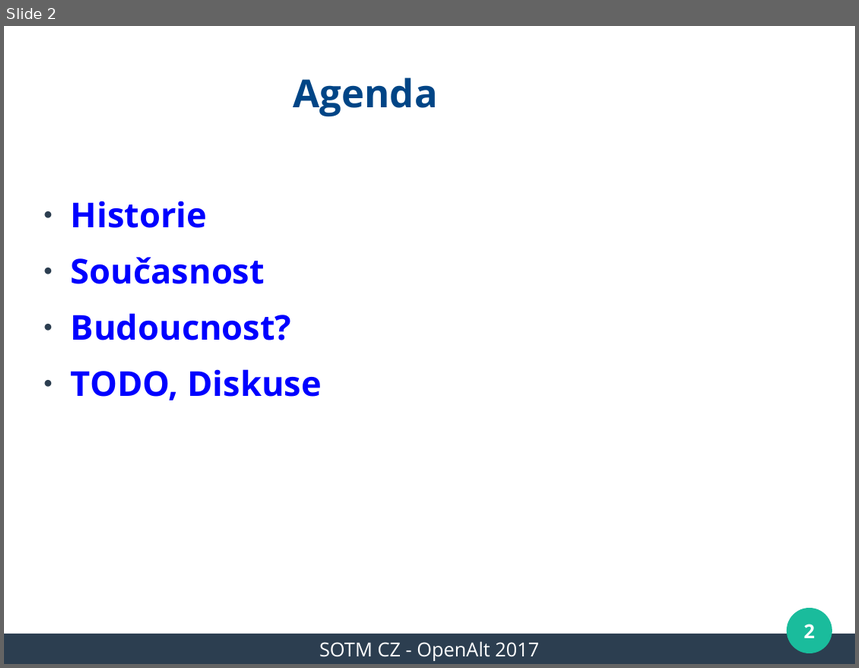
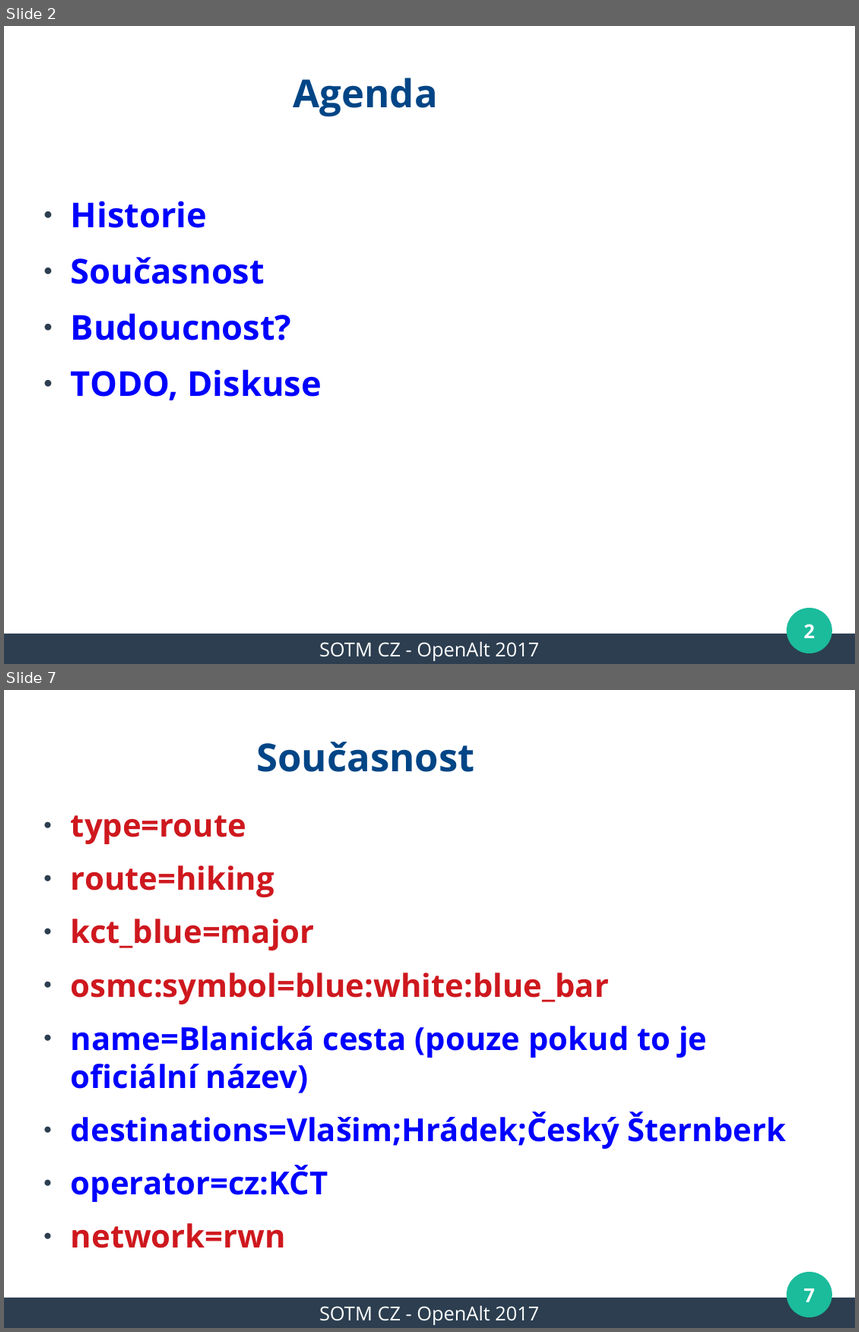
Before and after one commit to mkyral/osm, a slide deck: prezentace/SOTM_CZ_2017/mkyral_kct_barva.odp. Shown one above the other, each under a label of ours: slide 2 before the commit, slides 2 and 7 after it; the slides between them are not shown. The pictures are 859x668 and 859x1332 pixels, drawn with LibreOffice and Linux fonts; fonts in the diff are those of the drawing; background and template pictures are left out. Boxes give left, top, right and bottom in pixels: in the first picture for what was removed or moved away, otherwise in the second. Text is boxed around its words. In the diff, an @@ line names an element or a change of style, - is before the commit and + after.

```diff
--- a/prezentace/SOTM_CZ_2017/mkyral_kct_barva.odp
+++ b/prezentace/SOTM_CZ_2017/mkyral_kct_barva.odp
@@ slide 7 added at <box>4,690,855,1328</box>, background #FFFFFF; not listed: 3 template elements that a slide beside it also shows @@
@@ title added at <box>256,742,474,772</box>, 36 pt, text #004586, bold @@
+Současnost
@@ text added at <box>71,815,786,1249</box>, 29.6 pt, text #0000FF, bold @@
+● type=route
+● route=hiking
+● kct_blue=major
+● osmc:symbol=blue:white:blue_bar
+● name=Blanická cesta (pouze pokud to je oficiální název)
+● destinations=Vlašim;Hrádek;Český Šternberk
+● operator=cz:KČT
+● network=rwn
@@ page number added at <box>804,1289,815,1303</box>, 18 pt, text #FFFFFF, bold @@
+7
@@ text added at <box>319,1306,539,1325</box>, 18 pt, text #FFFFFF @@
+SOTM CZ - OpenAlt 2017
```
Also in this commit, not shown: 2 slides changed, 13 other slides added.
